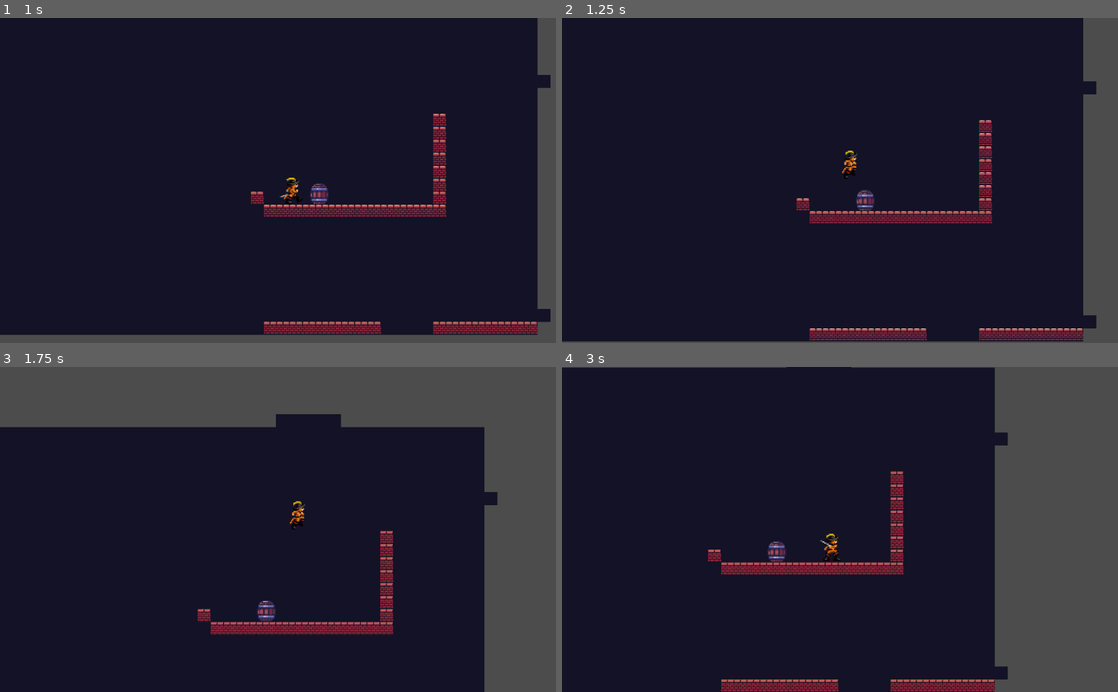
Above: before the commit, frames 1-4 (two rows, left to right).
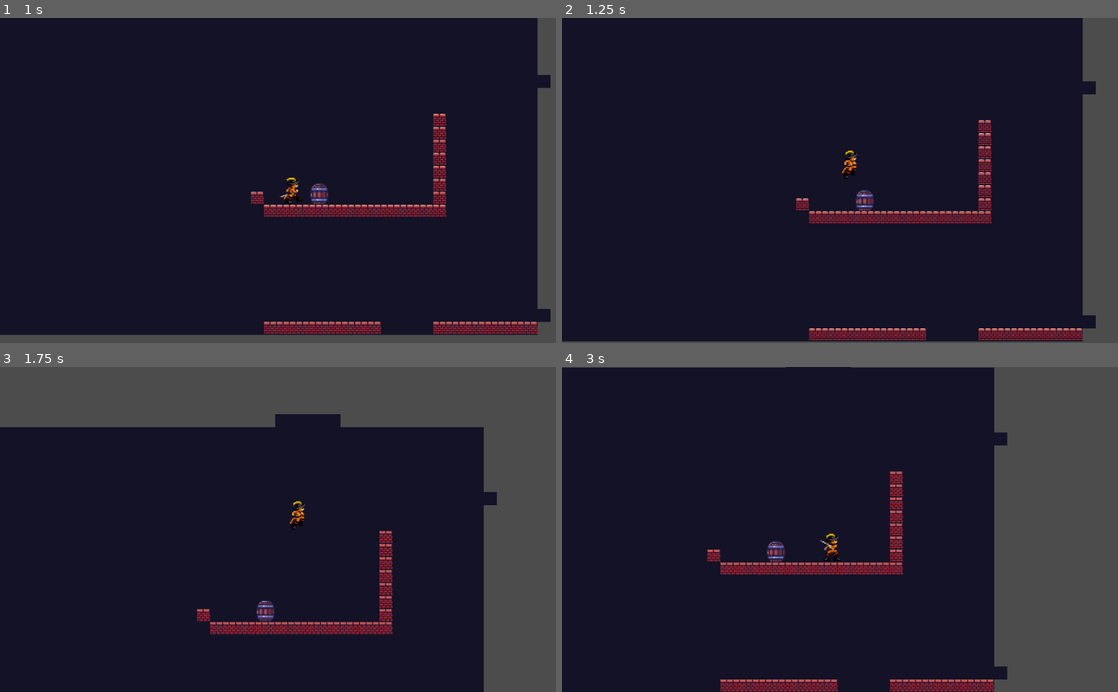
Above: after the commit, the same moments.

Repository: denmik4/gyarb-klart
Game: Godot game, scene res://Scenes/World.tscn
Same seed, same stepped clock (60 frames per second), same inputs: the game is played once before the commit and once after it.
Inputs (mouse positions are in pixels of both pictures, inside the frame that each line leads up to):
- Up to frame 1 (1 s): move the mouse to (400, 164) at 0.52 s; hold D (move_right) from 0.53 s (still down); tap Alt (push) at 0.6 s; click (400, 164) at 0.67 s; tap Space (jump) at 0.77, 0.8 s
- Up to frame 2 (1.25 s): keep holding D (move_right); tap Space (jump) at 1.07 s
- Up to frame 3 (1.75 s): keep holding D (move_right); move the mouse to (166, 545) at 1.27 s; tap Space (jump) at 1.35, 1.52 s; tap Alt (push) at 1.55 s
- Up to frame 4 (3 s): tap Space (jump) at 1.82, 2.3 s; move the mouse to (895, 458) at 2.02 s; release D (move_right) at 2.03 s; hold A (move_left) 2.03-2.78 s; hold Shift (dodge) 2.03-2.78 s; move the mouse to (812, 594) at 2.77 s; hold D (move_right) from 2.78 s (still down); tap Alt (push) at 2.85 s; click (812, 594) at 2.92 s

Frame 1 is identical in both runs. In frame 2, 0.9% of the frame differs, in the area x 42-97%, y 0-100%; in frame 3, 0.9%; in frame 4, 1.5%, in the area x 26-78%, y 0-100%.

Commit message:
barrel fix

Diff:
--- a/Scenes/MovableObjekt.tscn
+++ b/Scenes/MovableObjekt.tscn
@@ -13,8 +13,8 @@
 script = ExtResource( 2 )
 
 [node name="CollisionShape2D" type="CollisionShape2D" parent="."]
-position = Vector2( -2, -4 )
-scale = Vector2( 3, 3 )
+position = Vector2( -0.999998, -4 )
+scale = Vector2( 2.8, 3 )
 shape = SubResource( 1 )
 
 [node name="Area2D" type="Area2D" parent="."]
@@ -22,6 +22,7 @@
 
 [node name="CollisionShape2D" type="CollisionShape2D" parent="Area2D"]
 position = Vector2( -0.166667, -1.33333 )
+scale = Vector2( 0.9, 1 )
 shape = SubResource( 2 )
 
 [node name="Sprite" type="Sprite" parent="."]
--- a/Scripts/MovableObjekt.gd
+++ b/Scripts/MovableObjekt.gd
@@ -4,18 +4,28 @@
 var direction_x = "RIGHT"
 var velocity := Vector2.ZERO
 var direction := Vector2.ZERO
+var player = null
+var bug_fix = Vector2(1, 0)
 
 func _physics_process(delta: float) -> void:
-	velocity = move_and_slide(velocity)
+	if player:
+		if player.can_push and (Input.is_action_pressed("move_left") or Input.is_action_pressed("move_right")) and player.state == 8:
+			if player.direction.x == 1:
+				velocity = player.velocity - bug_fix
+				velocity.y = 0
+				move_and_slide(velocity)
+			if player.direction.x == -1:
+				velocity = player.velocity
+				velocity.y = 0
+				move_and_slide(velocity)
 
 
 
 func _on_Area2D_body_entered(body: Node) -> void:
 	if body.is_in_group("Player"):
-		var state = body.state
+		player = body
 		body.can_push = true
-		if body.can_push and (Input.is_action_pressed("move_left") or Input.is_action_pressed("move_right")) and (state == body.PUSH_ACTIVE):
-			print(body.state)
+		if body.can_push and (Input.is_action_pressed("move_left") or Input.is_action_pressed("move_right")):
 			velocity = body.velocity
 			velocity.y = 0
 
@@ -24,4 +34,5 @@
 
 func _on_Area2D_body_exited(body: Node) -> void:
 	if body.is_in_group("Player"):
+		player = null
 		body.can_push = false
--- a/Scripts/Player.gd
+++ b/Scripts/Player.gd
@@ -16,6 +16,8 @@
 
 var can_jump = true
 var can_push = false
+
+var offest = Vector2.ZERO
 
 onready var animationplayer = $AnimationPlayer
 
@@ -207,6 +209,7 @@
 		animationplayer.play("Jump_UP")
 		return
 
+	can_jump = true
 
 	if not Input.is_action_pressed("dodge"):
 		state = IDLE
@@ -242,6 +245,7 @@
 		state = ATTACK
 		return
 
+	can_jump = true
 
 	if Input.is_action_just_pressed("jump") and can_jump:
 		velocity.y = JUMP_STRENGHT
@@ -267,6 +271,7 @@
 		state = ATTACK
 		return
 
+	can_jump = true
 
 	if Input.is_action_just_pressed("jump") and can_jump:
 		velocity.y = JUMP_STRENGHT
@@ -287,38 +292,23 @@
 	animationplayer.play("Push")
 	yield(get_tree().create_timer(0.20), "timeout")
 
+
+
 	direction.x = _get_input_x_update_direction()
 
 	if direction.x == 1:
-		velocity.x = move_toward(velocity.x, direction.x * MAX_SPEED, ACCELERATION*delta)
+		velocity.x = move_toward(velocity.x, direction.x * MAX_SPEED - 350, ACCELERATION*delta)
+		$Sprite.offset = Vector2(1.3,0)
 	elif direction.x == -1:
-		velocity.x = move_toward(velocity.x, direction.x * MAX_SPEED, ACCELERATION*delta)
+		velocity.x = move_toward(velocity.x, direction.x * MAX_SPEED + 350, ACCELERATION*delta)
+		$Sprite.offset = Vector2(-1.3,0)
 	else:
 		state = PUSH_IDLE
 
 	velocity = move_and_slide(velocity, Vector2.UP)
 
+	can_jump = true
+
 	if can_push == false or Input.is_action_just_released("move_left") or Input.is_action_just_released("move_right"):
 		state = IDLE
 		return
-
-
-
-
-
-
-""""
-func _on_MovableObjekt_push() -> void:
-	direction.x = _get_input_x_update_direction()
-	if direction.x == 1:
-		velocity.x = 0
-	elif direction.x == -1:
-		velocity.x = 0
-
-	velocity = move_and_slide(velocity, Vector2.UP)
-	state = PUSH
-
-	if state == PUSH:
-		animationplayer.play("Push")
-		yield(get_tree().create_timer(0.20), "timeout")
-"""""
